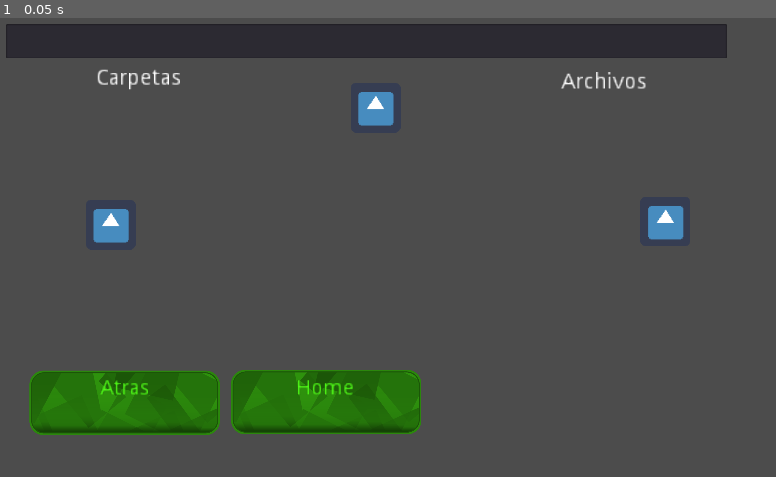
Above: before the commit, frame 1.
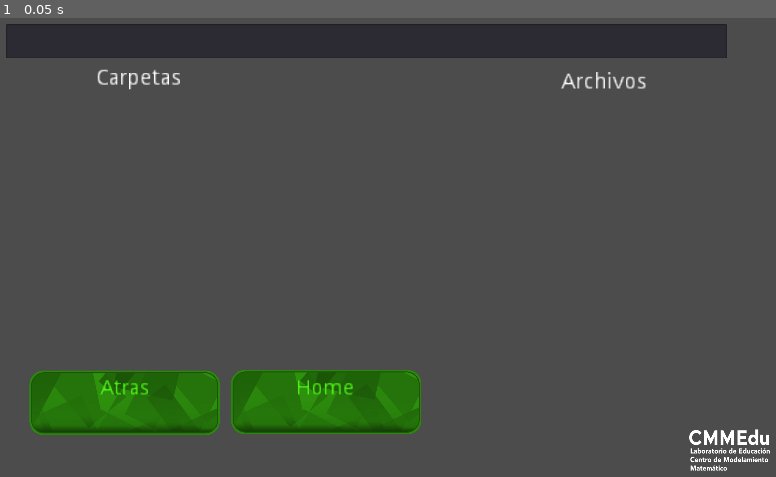
Above: after the commit, the same moment.

Repository: dhigueraf/Reader
Game: Godot game, scene res://Ecenas/Scene.tscn
The game is run twice, just before and just after one commit, with the same random seed, the same clock (stepped at 60 frames per second) and the same inputs. The engine's default icon, where the game draws it, is replaced by a stand-in: a white triangle on a blue panel in a dark square.
Inputs:
- Up to frame 1 (0.05 s): no input

The runs differ from the first frame. In frame 1, 1.4% of the frame differs, in the area x 11-100%, y 16-99%.

Commit message:
ADD backgrounds

Diff:
--- a/Ecenas/Scene.tscn
+++ b/Ecenas/Scene.tscn
@@ -1,9 +1,9 @@
 [gd_scene load_steps=5 format=2]
 
-[ext_resource path="res://icon.png" type="Texture" id=1]
 [ext_resource path="res://Scripts/FoldersLoader.gd" type="Script" id=2]
 [ext_resource path="res://Sprites/boton-01.png" type="Texture" id=3]
 [ext_resource path="res://Sprites/boton-01_pressed.png" type="Texture" id=4]
+[ext_resource path="res://Sprites/logocmm.png" type="Texture" id=5]
 
 [node name="Scene" type="Node2D"]
 
@@ -138,21 +138,10 @@
 margin_top = -0.200001
 margin_right = -0.392029
 
-[node name="Icon" type="Sprite" parent="."]
-position = Vector2( 166, 270 )
-texture = ExtResource( 1 )
-
-[node name="Icon2" type="Sprite" parent="."]
-position = Vector2( 505, 120 )
-texture = ExtResource( 1 )
-
-[node name="Icon3" type="Sprite" parent="."]
-position = Vector2( 496, 506 )
-texture = ExtResource( 1 )
-
-[node name="Icon4" type="Sprite" parent="."]
-position = Vector2( 876, 266 )
-texture = ExtResource( 1 )
+[node name="Logocmm" type="Sprite" parent="."]
+position = Vector2( 958, 559 )
+scale = Vector2( 0.399225, 0.434959 )
+texture = ExtResource( 5 )
 
 [connection signal="pressed" from="CanvasLayer/Controller/BtnBack" to="CanvasLayer/Controller" method="_on_BtnBack_pressed"]
 [connection signal="pressed" from="CanvasLayer/Controller/BtnHome" to="CanvasLayer/Controller" method="_on_BtnHome_pressed"]
--- a/project.godot
+++ b/project.godot
@@ -12,6 +12,8 @@
 
 config/name="Pdf Loader"
 run/main_scene="res://Ecenas/Scene.tscn"
+boot_splash/image="res://backgrounds/logo bg.png"
+boot_splash/bg_color=Color( 0, 0, 0, 1 )
 config/icon="res://icon.png"
 
 [display]
Binary file added: Sprites/logocmm.png
Not shown, added: Sprites/logocmm.png.import
Binary file added: backgrounds/logo bg.png
Not shown, added: backgrounds/logo bg.png.import
